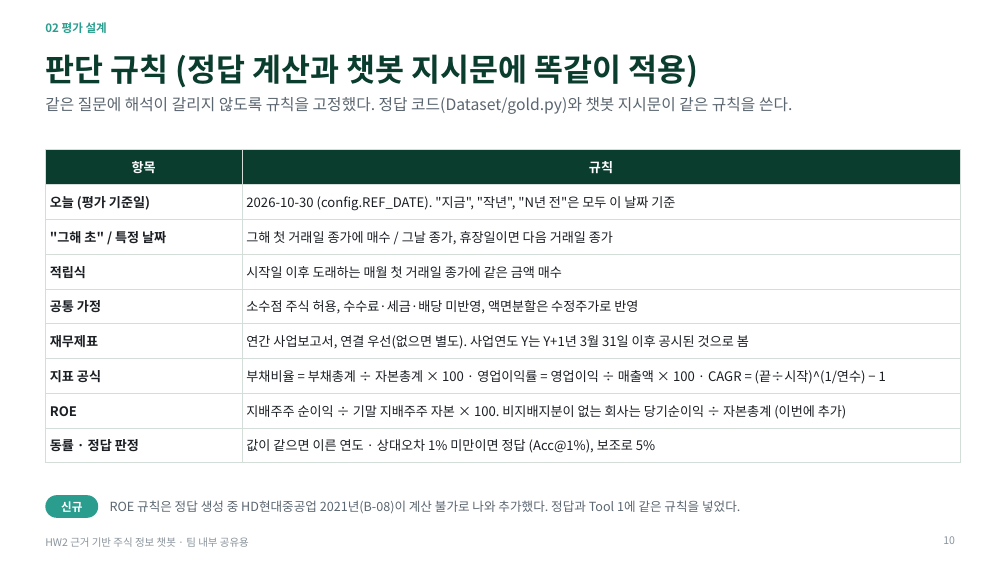
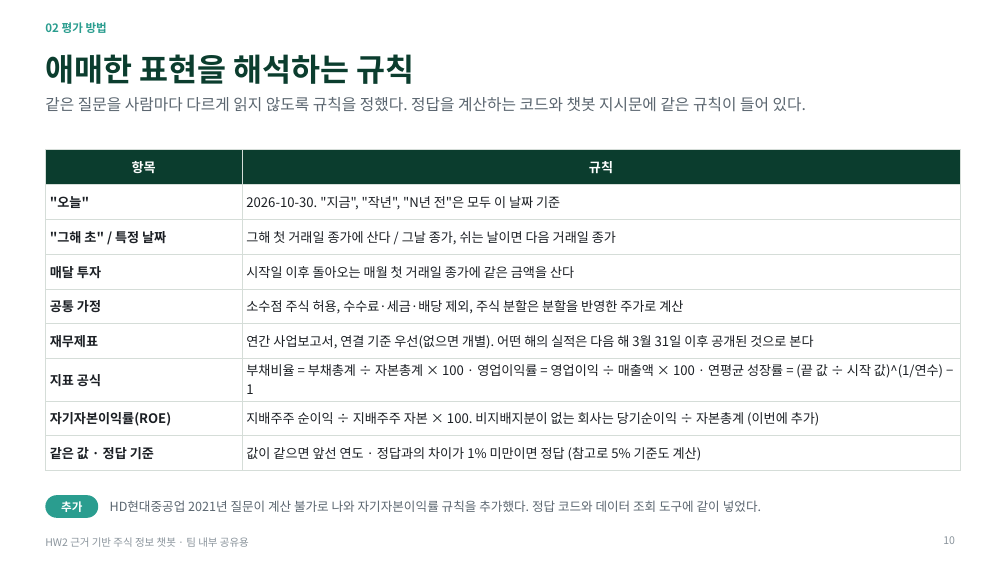
Before and after one commit to hojin9908/Stock_ChatBot, a slide deck: slide 10 of Presentation/HW2_주식챗봇_실험결과_정리.pptx. Drawn at 1008x567 pixels with LibreOffice and Linux fonts; fonts in the diff are those of the drawing. Boxes give left, top, right and bottom in pixels: in the first picture for what was removed or moved away, otherwise in the second. Text is boxed around its words. In the diff, an @@ line names an element or a change of style, - is before the commit and + after.

```diff
--- a/Presentation/HW2_주식챗봇_실험결과_정리.pptx
+++ b/Presentation/HW2_주식챗봇_실험결과_정리.pptx
@@ text at [45,22,107,33]: text changed @@
-02 평가 설계
+02 평가 방법
@@ title at [45,54,414,84]: text changed @@
-판단 규칙 (정답 계산과 챗봇 지시문에 똑같이 적용)
+애매한 표현을 해석하는 규칙
@@ text at [45,97,806,112]: text changed @@
-같은 질문에 해석이 갈리지 않도록 규칙을 고정했다. 정답 코드(Dataset/gold.py)와 챗봇 지시문이 같은 규칙을 쓴다.
+같은 질문을 사람마다 다르게 읽지 않도록 규칙을 정했다. 정답을 계산하는 코드와 챗봇 지시문에 같은 규칙이 들어 있다.
@@ table at [45,150,960,465] @@
@@ row 2, column 1: "오늘 (평가 기준일)" to ""오늘"" @@
@@ row 2, column 2: "2026-10-30 (config.REF_DATE). "지금", "작년", "N년 전"은 모두 이 날짜 기준" to "2026-10-30. "지금", "작년", "N년 전"은 모두 이 날짜 기준" @@
-row 3, column 2: 그해 첫 거래일 종가에 매수 / 그날 종가, 휴장일이면 다음 거래일 종가
+row 3, column 2: 그해 첫 거래일 종가에 산다 / 그날 종가, 쉬는 날이면 다음 거래일 종가
-row 4, column 1: 적립식
+row 4, column 1: 매달 투자
-row 4, column 2: 시작일 이후 도래하는 매월 첫 거래일 종가에 같은 금액 매수
+row 4, column 2: 시작일 이후 돌아오는 매월 첫 거래일 종가에 같은 금액을 산다
-row 5, column 2: 소수점 주식 허용, 수수료·세금·배당 미반영, 액면분할은 수정주가로 반영
+row 5, column 2: 소수점 주식 허용, 수수료·세금·배당 제외, 주식 분할은 분할을 반영한 주가로 계산
-row 6, column 2: 연간 사업보고서, 연결 우선(없으면 별도). 사업연도 Y는 Y+1년 3월 31일 이후 공시된 것으로 봄
+row 6, column 2: 연간 사업보고서, 연결 기준 우선(없으면 개별). 어떤 해의 실적은 다음 해 3월 31일 이후 공개된 것으로 본다
-row 7, column 2: 부채비율 = 부채총계 ÷ 자본총계 × 100 · 영업이익률 = 영업이익 ÷ 매출액 × 100 · CAGR = (끝÷시작)^(1/연수) − 1
+row 7, column 2: 부채비율 = 부채총계 ÷ 자본총계 × 100 · 영업이익률 = 영업이익 ÷ 매출액 × 100 · 연평균 성장률 = (끝 값 ÷ 시작 값)^(1/연수) − 1
-row 8, column 1: ROE
+row 8, column 1: 자기자본이익률(ROE)
-row 8, column 2: 지배주주 순이익 ÷ 기말 지배주주 자본 × 100. 비지배지분이 없는 회사는 당기순이익 ÷ 자본총계 (이번에 추가)
+row 8, column 2: 지배주주 순이익 ÷ 지배주주 자본 × 100. 비지배지분이 없는 회사는 당기순이익 ÷ 자본총계 (이번에 추가)
-row 9, column 1: 동률 · 정답 판정
+row 9, column 1: 같은 값 · 정답 기준
-row 9, column 2: 값이 같으면 이른 연도 · 상대오차 1% 미만이면 정답 (Acc@1%), 보조로 5%
+row 9, column 2: 값이 같으면 앞선 연도 · 정답과의 차이가 1% 미만이면 정답 (참고로 5% 기준도 계산)
@@ text at [61,501,82,512]: text changed @@
-신규
+추가
@@ text at [110,500,761,512]: text changed @@
-ROE 규칙은 정답 생성 중 HD현대중공업 2021년(B-08)이 계산 불가로 나와 추가했다. 정답과 Tool 1에 같은 규칙을 넣었다.
+HD현대중공업 2021년 질문이 계산 불가로 나와 자기자본이익률 규칙을 추가했다. 정답 코드와 데이터 조회 도구에 같이 넣었다.
```
Also in this commit, not shown: 32 other slides changed, 1 slide added, 1 slide removed.
